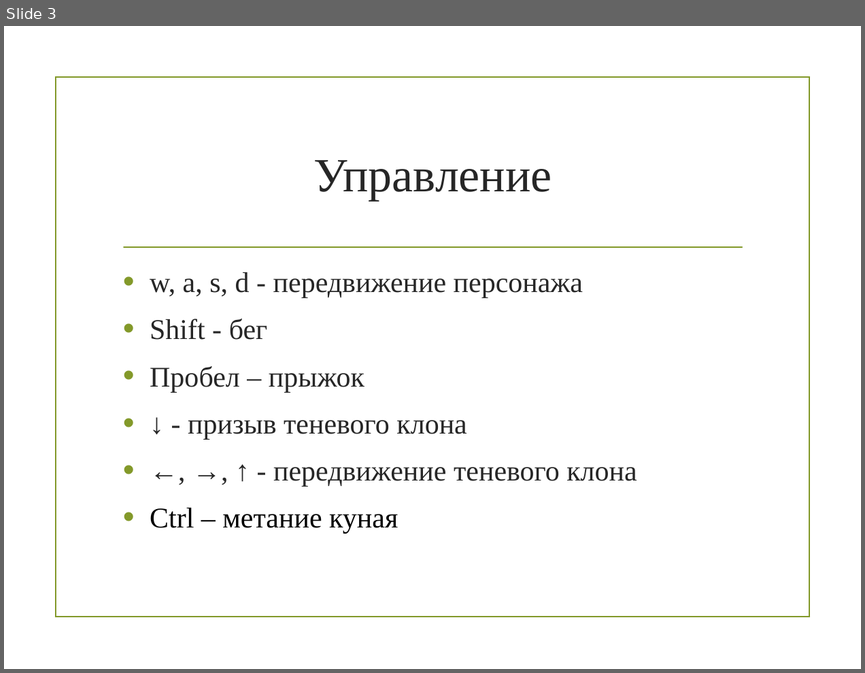
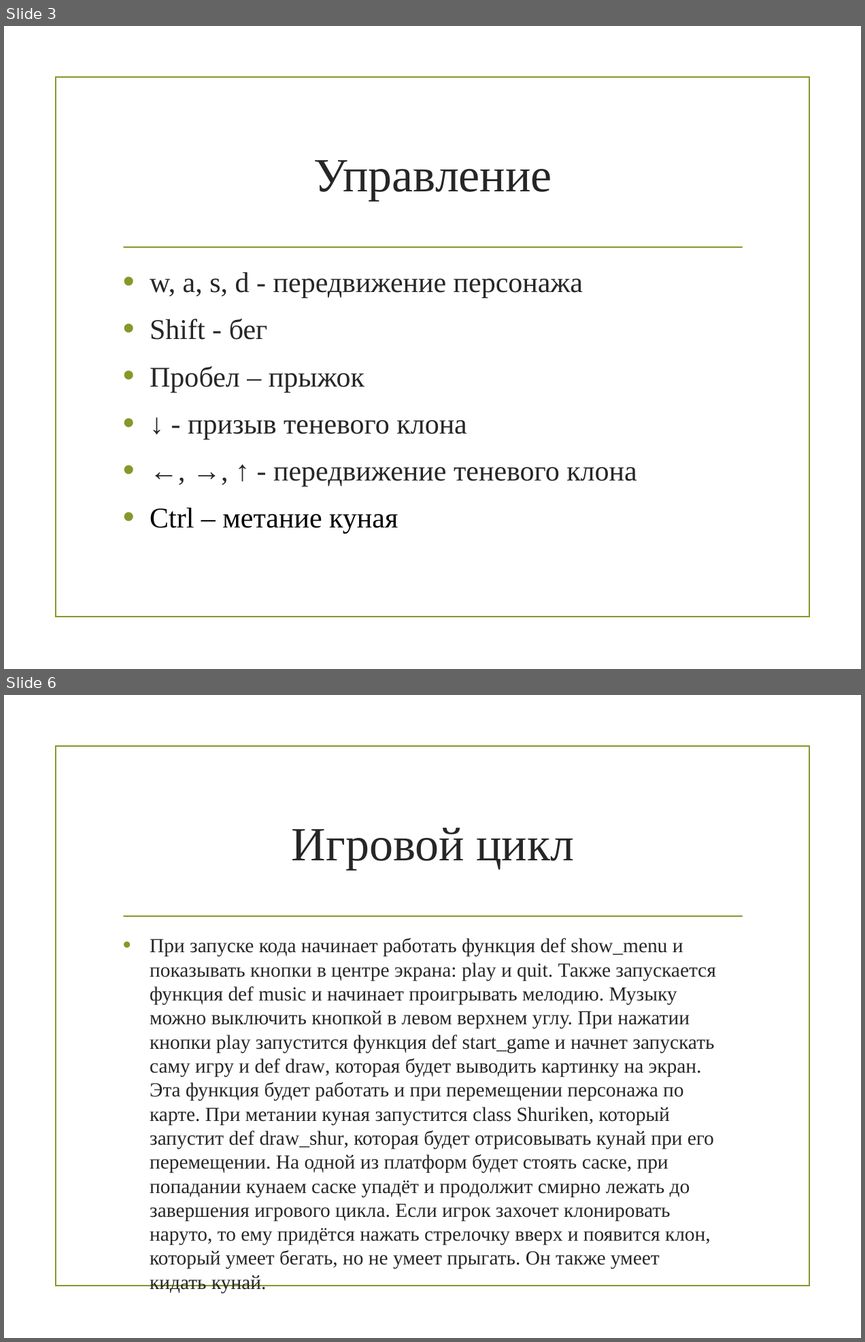
Before and after one commit to DanMak8/project_game, a slide deck: naruto.pptx. Shown one above the other, each under a label of ours: slide 3 before the commit, slides 3 and 6 after it; the slides between them are not shown. The pictures are 865x673 and 865x1342 pixels, drawn with LibreOffice and Linux fonts; fonts in the diff are those of the drawing; background and template pictures are left out. Boxes give left, top, right and bottom in pixels: in the first picture for what was removed or moved away, otherwise in the second. Text is boxed around its words. In the diff, an @@ line names an element or a change of style, - is before the commit and + after.

```diff
--- a/naruto.pptx
+++ b/naruto.pptx
@@ slide 6 added at box(4, 695, 861, 1338), background picture (left out); not listed: 2 template elements that a slide beside it also shows @@
@@ title added at box(292, 828, 574, 870), 40 pt, text #262626 @@
+Игровой цикл
@@ text added at box(150, 938, 715, 1244), 16.8 pt, text #262626 @@
+• При запуске кода начинает работать функция def show_menu и показывать кнопки в центре экрана: play и quit. Также запускается функция def music и начинает проигрывать мелодию. Музыку можно выключить кнопкой в левом верхнем углу. При нажатии кнопки play запустится функция def start_game и начнет запускать саму игру и def draw, которая будет выводить картинку на экран. Эта функция будет работать и при перемещении персонажа по карте. При метании куная запустится class Shuriken, который запустит def draw_shur, которая будет отрисовывать кунай при его перемещении. На одной из платформ будет стоять саске, при попадании кунаем саске упадёт и продолжит смирно лежать до завершения игрового цикла. Если игрок захочет клонировать наруто, то ему придётся нажать стрелочку вверх и появится клон, который умеет бегать, но не умеет прыгать. Он также умеет кидать кунай.
```
Also in this commit, not shown: 6 other slides added, 1 other file.
